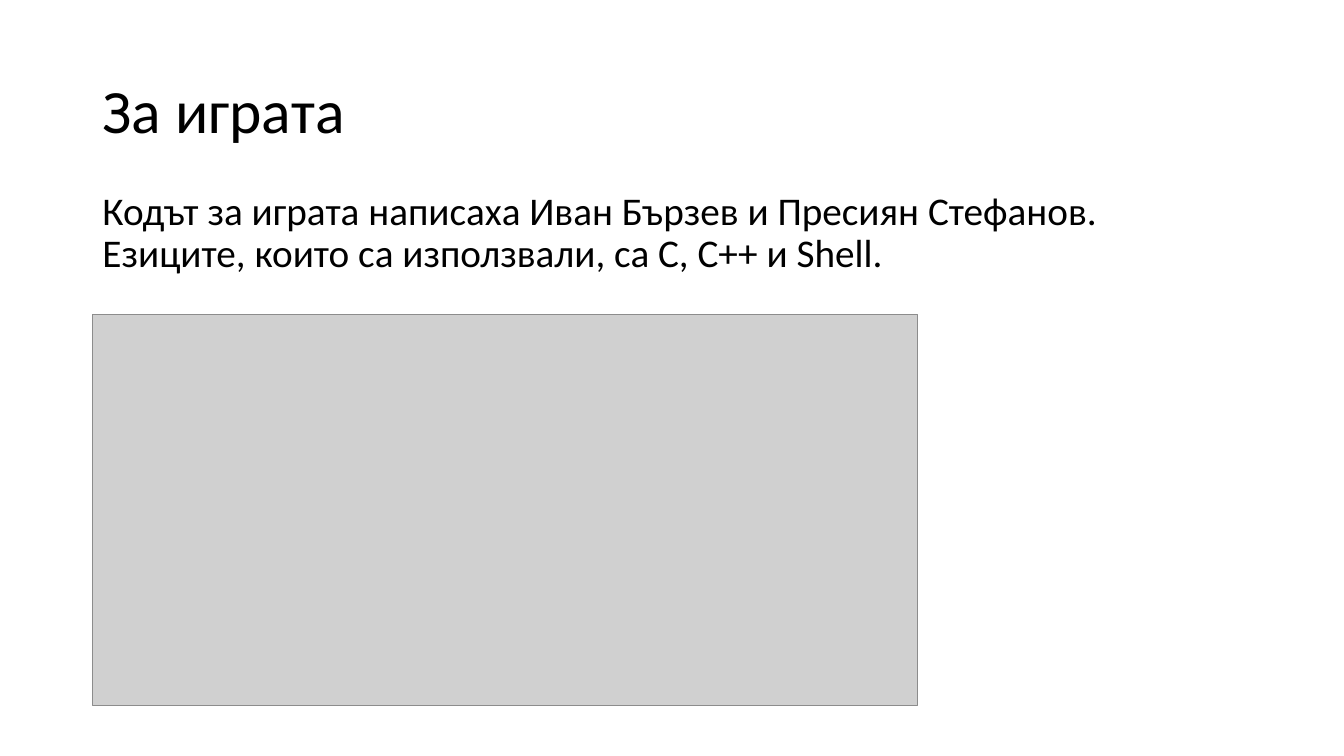
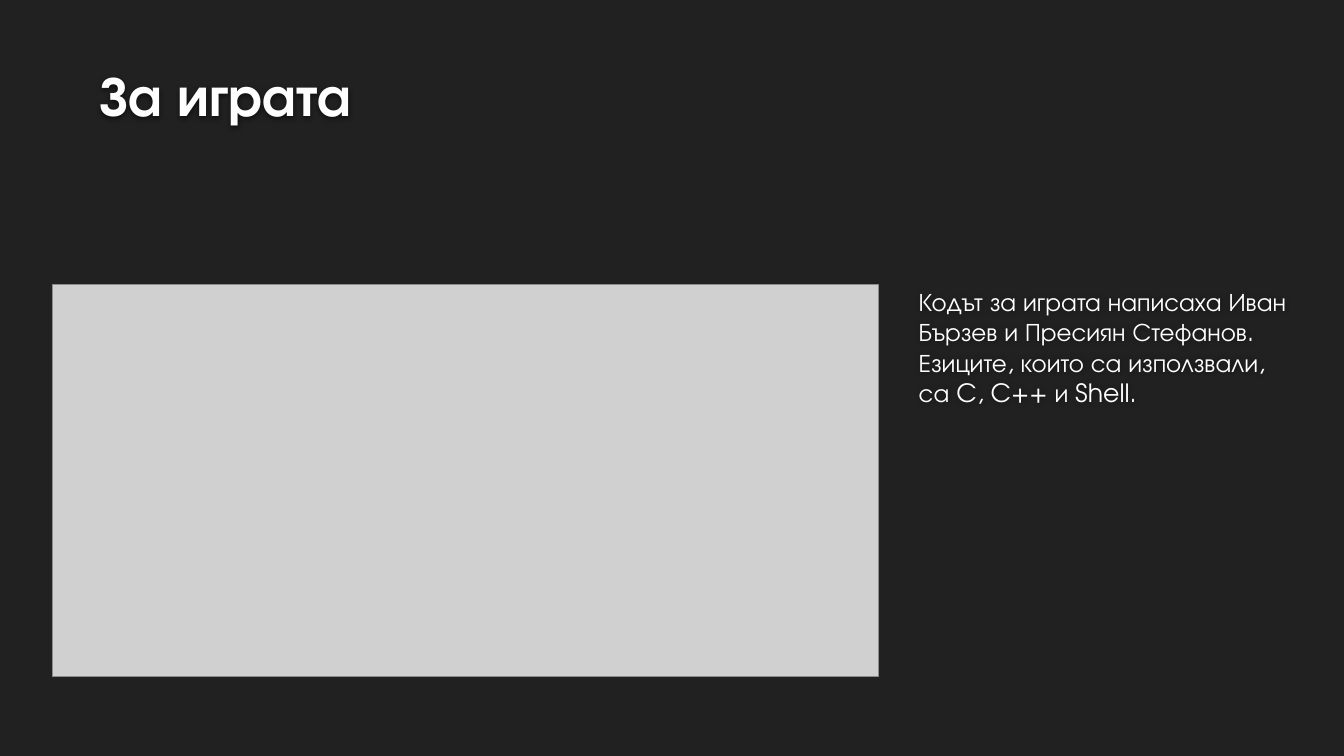
Before and after one commit to PSStefanov19/CBBA-6890, a slide deck: slide 4 of doc/Лабиринт.pptx. Drawn at 1344x756 pixels with LibreOffice and Linux fonts; fonts in the diff are those of the drawing; grey boxes stand for pictures; background and template pictures are left out. Boxes give left, top, right and bottom in pixels: in the first picture for what was removed or moved away, otherwise in the second. Text is boxed around its words. In the diff, an @@ line names an element or a change of style, - is before the commit and + after.

```diff
--- a/doc/Лабиринт.pptx
+++ b/doc/Лабиринт.pptx
@@ background #FFFFFF to #212121 @@
@@ title "За играта": place and size @@
-title "За играта" at [102,93,345,143]
+title "За играта" at [99,77,350,126]
@@ title "За играта" at [99,77,350,126]: size 44 to 40 pt, font Calibri to TeX Gyre Adventor, text colour #000000 to #FEFEFE, bold on; line spacing 0.9 to 1; vertical alignment middle to bottom @@
@@ text "Кодът за играта написаха Иван ...": place and size @@
-text "Кодът за играта написаха Иван ..." at [102,198,1097,274]
+text "Кодът за играта написаха Иван ..." at [919,294,1286,404]
@@ text "Кодът за играта написаха Иван ..." at [919,294,1286,404]: size 28 to 18 pt, font Calibri to TeX Gyre Adventor, text colour #000000 to #FFFFFF; line spacing 0.9 to 1; vertical alignment top to middle @@
@@ picture: place and size @@
-picture at [93,315,919,706]
+picture at [53,285,879,677]
```
Also in this commit, not shown: 4 other slides changed, 1 slide added, 1 other file.
